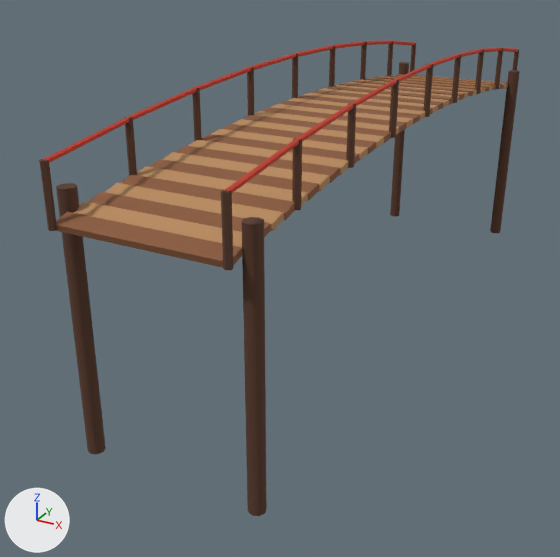
Before and after pictures for a commit that changed the Blender file art/env/bridge_wood.blend.
Camera for both pictures: a 50 mm lens placed at (6.92, -16.21, 4.07), pointed at (-1.15, -1.55, -3.25). The axes (+X, +Y, +Z) are drawn at lower left. The lights are the same throughout. The first picture is the older version. Objects named as collision shapes, trigger or cutter boxes, shadow casters or lower levels of detail are left out.

Objects in the first picture: 'Bridge'.
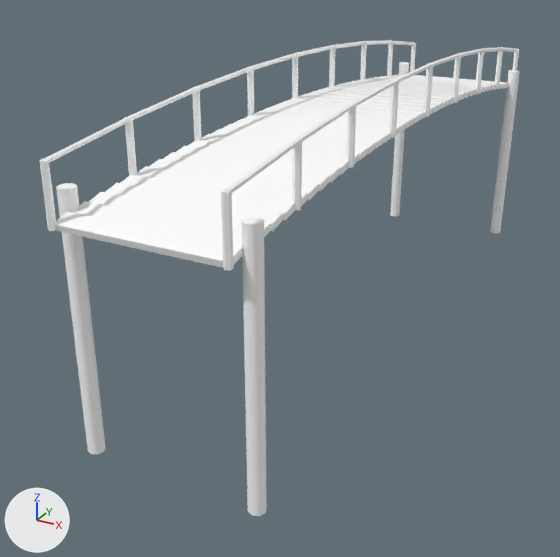
Where the change shows, as pixel boxes [x1, y1, x2, y2] in the pictures (560 x 557 px):
part 1 of me_bridge, recoloured (brown to white): [55, 74, 508, 268] in both
part 2 of me_bridge, recoloured (orange to white): [73, 74, 507, 247] in both
part 3 of me_bridge, recoloured: [39, 41, 520, 516] in both
part 4 of me_bridge, recoloured: [42, 40, 518, 193] in both

Patch to the scene script:
```diff
--- a/art/env/bridge_wood.blend.py
+++ b/art/env/bridge_wood.blend.py
@@ mat_vk_vcol @@
+mat_vk_vcol = principled_material('VK_vcol')
+mat_vk_vcol.base_color = (1.0, 1.0, 1.0)  # white #ffffff
+mat_vk_vcol.roughness = 0.9
@@ me_bridge @@
 me_bridge.from_pydata(...)  # 792 vertices, 552 faces; spans x -1.9..1.9, y -8.1..8.1, z -4.5..1.7
 # used by ob_bridge; location = (0.0, 0.0, 0.0)
+# me_bridge part 1: all 120 faces that had it switch from mat_vk_wood (brown #8a5a3b) to mat_vk_vcol (white #ffffff)
+# me_bridge part 2: all 120 faces that had it switch from mat_vk_wood_light (orange #b98b5e) to mat_vk_vcol (white #ffffff)
+# me_bridge part 3: all 184 faces that had it switch from mat_vk_wood_dark (brown #573827) to mat_vk_vcol (white #ffffff)
+# me_bridge part 4: all 128 faces that had it switch from mat_vk_vermilion (red #c8402e) to mat_vk_vcol (white #ffffff)
```
